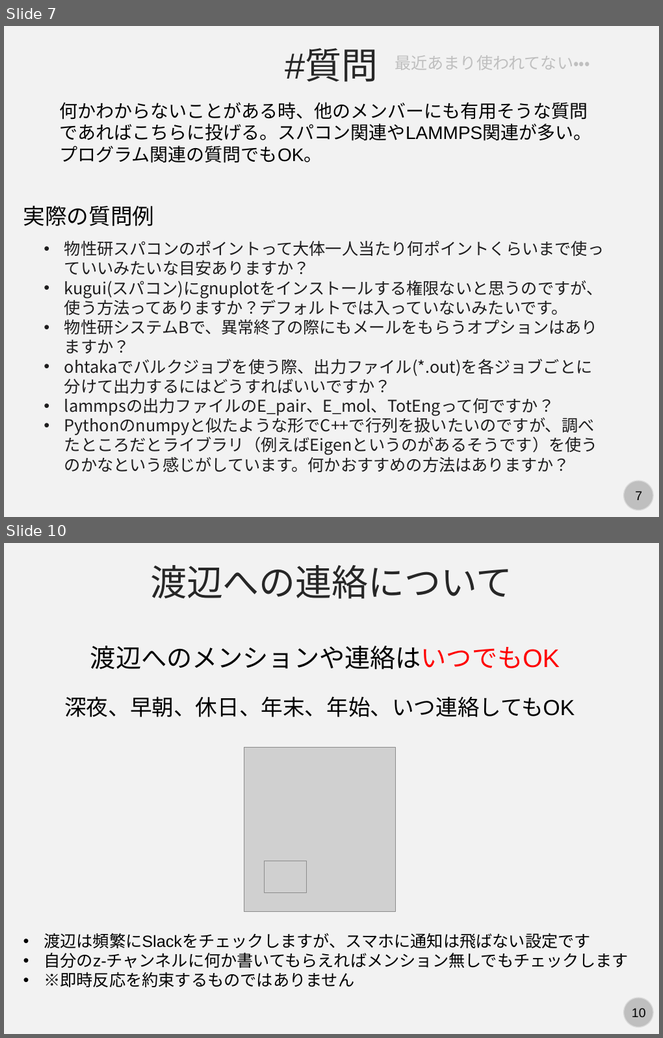
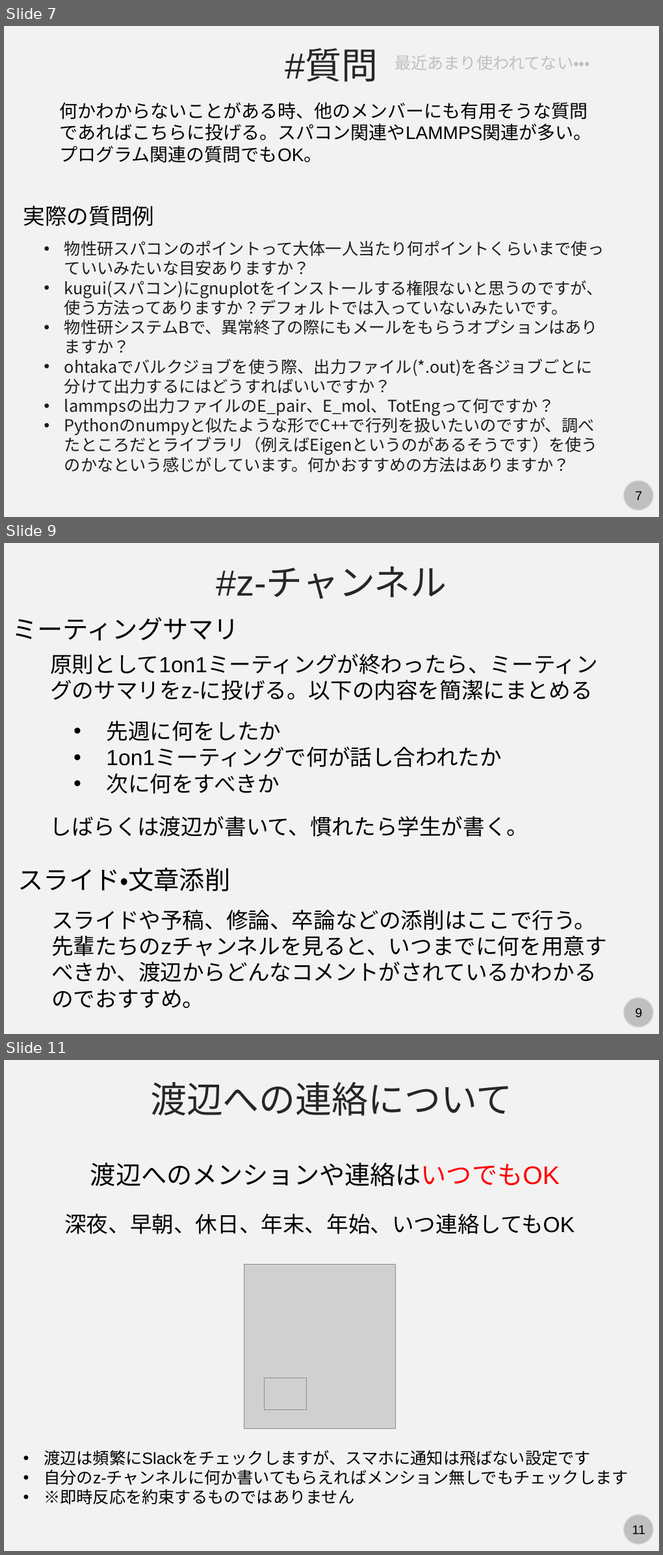
Before and after one commit to kaityo256/lab_startup, a slide deck: slack/slack.pptx. Shown one above the other, each under a label of ours: slides 7 and 10 before the commit, slides 7, 9 and 11 after it; the slides between them are not shown. The pictures are 663x1038 and 663x1555 pixels, drawn with LibreOffice and Linux fonts; fonts in the diff are those of the drawing; grey boxes stand for pictures. Boxes give left, top, right and bottom in pixels: in the first picture for what was removed or moved away, otherwise in the second. Text is boxed around its words. In the diff, an @@ line names an element or a change of style, - is before the commit and + after.

```diff
--- a/slack/slack.pptx
+++ b/slack/slack.pptx
@@ slide 9 added at [4,543,659,1034], background #F2F2F2; not listed: 2 template elements that a slide beside it also shows @@
@@ text added at [216,567,447,599], 40 pt, text #262626 @@
+#z-チャンネル
@@ text added at [12,617,239,641], 28 pt, text #000000 @@
+ミーティングサマリ
@@ text added at [50,653,598,700], 24 pt, text #000000 @@
+原則として1on1ミーティングが終わったら、ミーティングのサマリをz-に投げる。以下の内容を簡潔にまとめる
@@ text added at [106,720,502,794], 24 pt, text #000000 @@
+• 先週に何をしたか
+• 1on1ミーティングで何が話し合われたか
+• 次に何をすべきか
@@ text added at [50,816,529,837], 24 pt, text #000000 @@
+しばらくは渡辺が書いて、慣れたら学生が書く。
@@ text added at [18,868,230,891], 28 pt, text #000000 @@
+スライド・文章添削
@@ text added at [51,910,607,1008], 24 pt, text #000000 @@
+スライドや予稿、修論、卒論などの添削はここで行う。先輩たちのzチャンネルを見ると、いつまでに何を用意すべきか、渡辺からどんなコメントがされているかわかるのでおすすめ。
@@ what was slide 10 is now slide 11 @@
@@ page number at [633,1525,646,1534]: text changed @@
-10
+11
```
Also in this commit, not shown: 5 slides changed, 1 other file.
